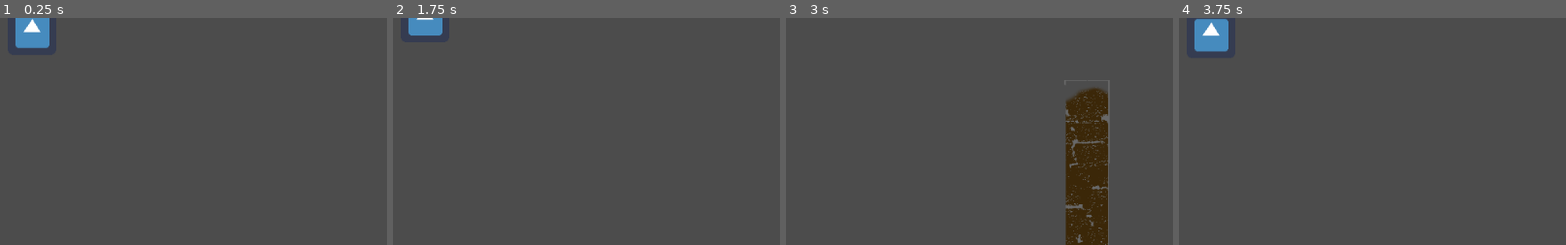
Above: before the commit, frames 1-4 (left to right).
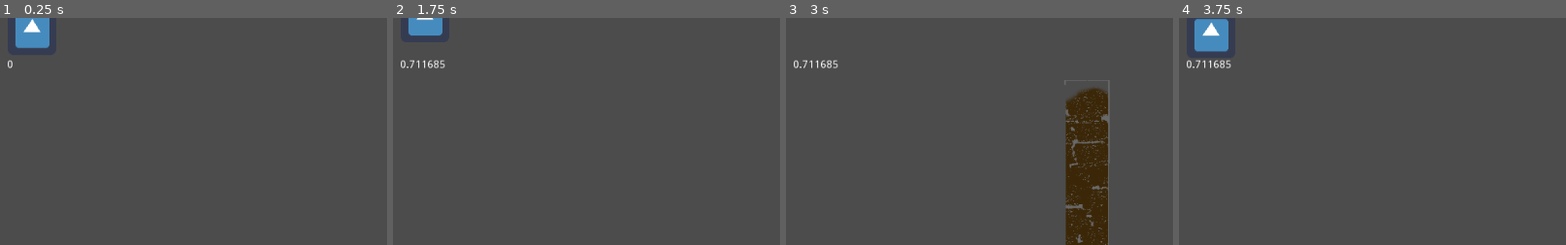
Above: after the commit, the same moments.

Repository: Unknown246/Flappy_Godot
Game: Godot game, scene res://Node2D.tscn
Two runs of this game, one before a commit and one after it. Both use one fixed random seed, a clock stepped at 60 frames per second and the inputs below. The engine's default icon, where the game draws it, is replaced by a stand-in: a white triangle on a blue panel in a dark square.
Inputs:
- Up to frame 1 (0.25 s): no input
- Up to frame 2 (1.75 s): tap Space (jump) at 0.77, 1.52 s
- Up to frame 3 (3 s): no input
- Up to frame 4 (3.75 s): tap Space (jump) at 3.02 s
The pictures show only the part of the screen within x 46-96%, y 50-100%; the shares and areas given below are measured in that part.

The runs differ from the first frame. In frame 1, less than 0.1% of the frame differs, in the area x 2-4%, y 18-23%; in frame 2, 0.2%, in the area x 2-14%, y 18-23%; in frame 3, 0.2%; in frame 4, 0.2%.

Commit message:
Best score label

Diff:
--- /dev/null
+++ b/Global.tscn
@@ -0,0 +1,23 @@
+[gd_scene load_steps=2 format=2]
+
+[sub_resource type="GDScript" id=1]
+script/source = "extends Node
+
+
+# Declare member variables here. Examples:
+# var a = 2
+var best_score = 0
+
+
+# Called when the node enters the scene tree for the first time.
+func _ready():
+	pass # Replace with function body.
+
+
+# Called every frame. 'delta' is the elapsed time since the previous frame.
+#func _process(delta):
+#	pass
+"
+
+[node name="Global" type="Node"]
+script = SubResource( 1 )
--- a/Node2D.gd
+++ b/Node2D.gd
@@ -17,4 +17,6 @@
 		add_child(pipe_instance)
 
 	score = max(0,playerpos-pipe_make_offset)/pipe_offset
+	$"/root/Global".best_score=max (score,$"/root/Global".best_score)
 	$Camera2D/Label.text = str(score)
+	$Camera2D/Label2.text = str($"/root/Global".best_score)
--- a/Node2D.tscn
+++ b/Node2D.tscn
@@ -25,3 +25,16 @@
 __meta__ = {
 "_edit_use_anchors_": false
 }
+
+[node name="Label2" type="Label" parent="Camera2D"]
+anchor_left = 0.5
+anchor_top = 1.0
+anchor_right = 0.5
+anchor_bottom = 1.0
+margin_left = -33.4333
+margin_top = 54.6436
+margin_right = 116.566
+margin_bottom = 133.644
+__meta__ = {
+"_edit_use_anchors_": false
+}
--- a/project.godot
+++ b/project.godot
@@ -13,6 +13,10 @@
 config/name="Новый Игровой Проект"
 run/main_scene="res://Node2D.tscn"
 config/icon="res://icon.png"
+
+[autoload]
+
+Global="*res://Global.tscn"
 
 [input]
 
